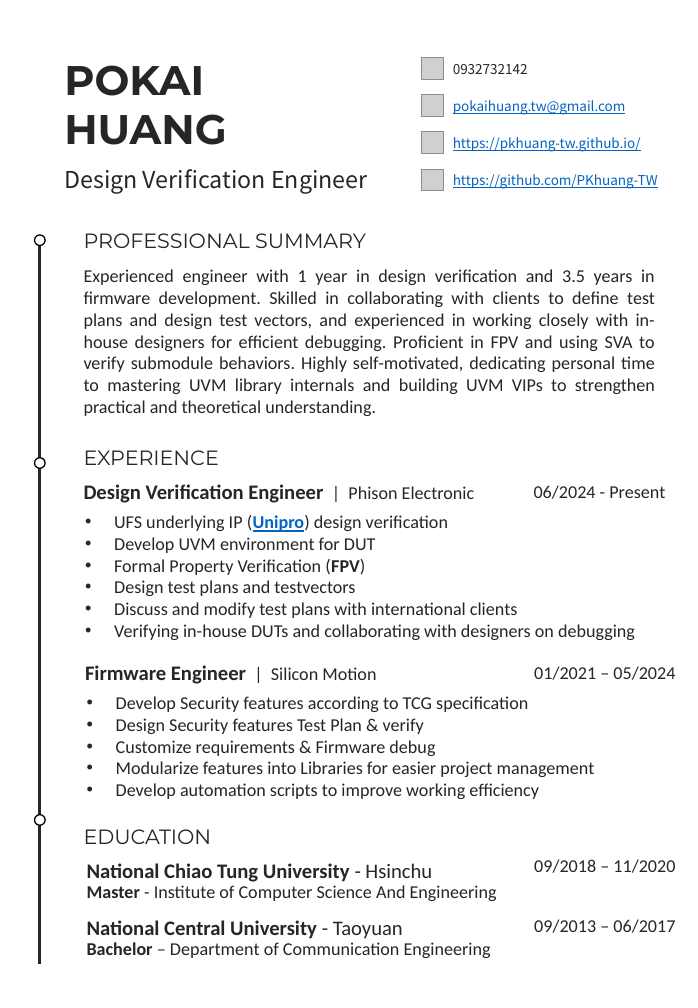
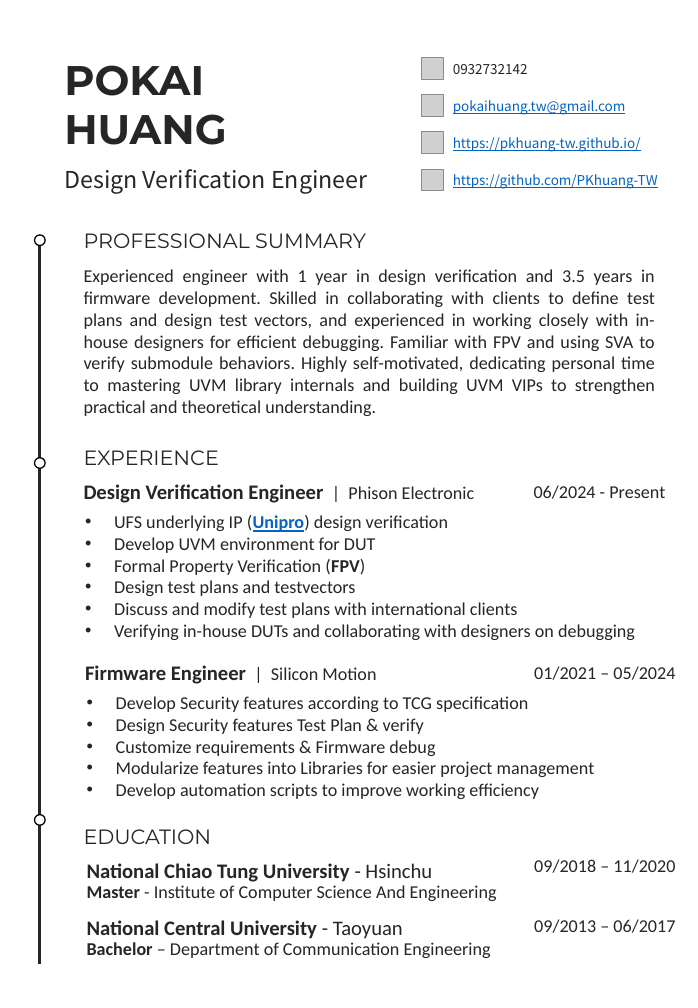
Before and after one commit to PKhuang-TW/PKhuang-TW.github.io, a slide deck: slide 1 of attaches/PKHuang_Resume.pptx. Drawn at 698x1008 pixels with LibreOffice and Linux fonts; fonts in the diff are those of the drawing; grey boxes stand for pictures. Boxes give left, top, right and bottom in pixels: in the first picture for what was removed or moved away, otherwise in the second. Text is boxed around its words. In the diff, an @@ line names an element or a change of style, - is before the commit and + after.

```diff
--- a/attaches/PKHuang_Resume.pptx
+++ b/attaches/PKHuang_Resume.pptx
@@ text at [84,269,655,416]: text changed @@
-Experienced engineer with 1 year in design verification and 3.5 years in firmware development. Skilled in collaborating with clients to define test plans and design test vectors, and experienced in working closely with in-house designers for efficient debugging. Proficient in FPV and using SVA to verify submodule behaviors. Highly self-motivated, dedicating personal time to mastering UVM library internals and building UVM VIPs to strengthen practical and theoretical understanding.
+Experienced engineer with 1 year in design verification and 3.5 years in firmware development. Skilled in collaborating with clients to define test plans and design test vectors, and experienced in working closely with in-house designers for efficient debugging. Familiar with FPV and using SVA to verify submodule behaviors. Highly self-motivated, dedicating personal time to mastering UVM library internals and building UVM VIPs to strengthen practical and theoretical understanding.
```
Also in this commit, not shown: 2 other files.
